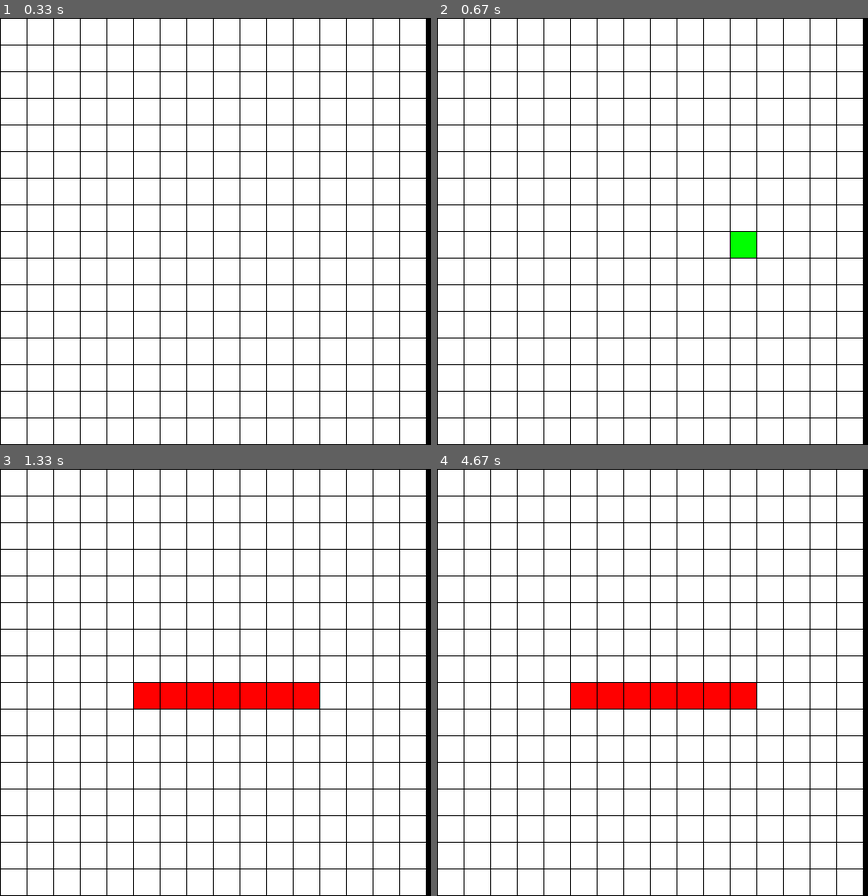
Above: before the commit, frames 1-4 (two rows, left to right).
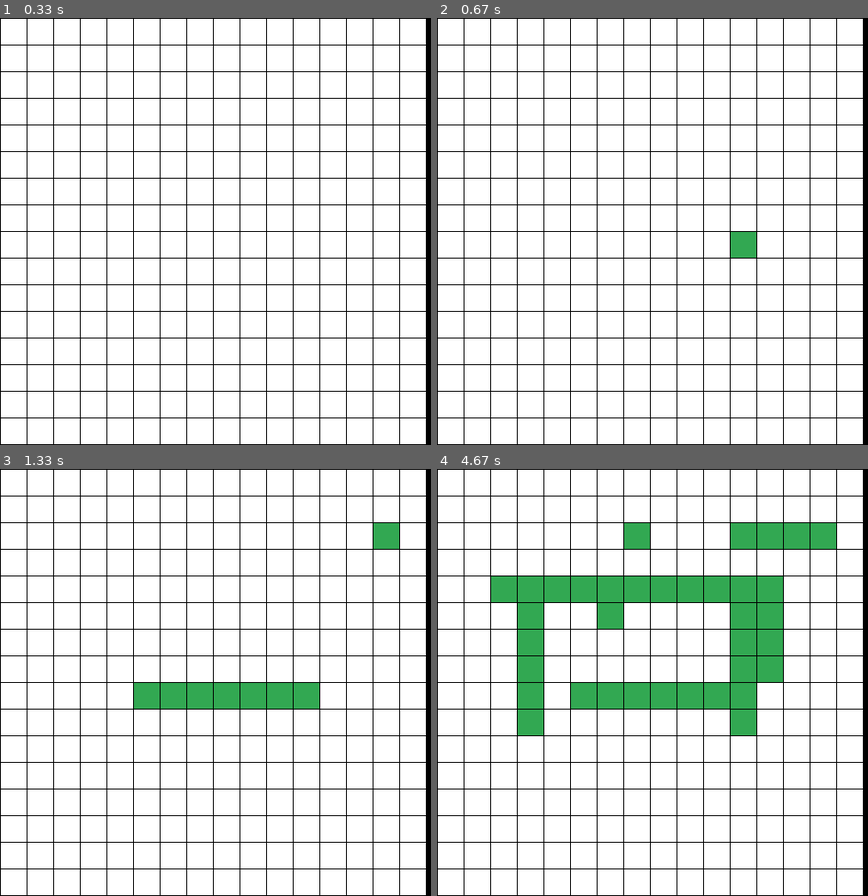
Above: after the commit, the same moments.

Repository: ViktorBash/Graph-Algorithms
Game: pygame game, started from pygame_GUI.py
Same seed, same stepped clock (60 frames per second), same inputs: the game is played once before the commit and once after it.
Inputs (mouse positions are in pixels of both pictures, inside the frame that each line leads up to):
- Up to frame 1 (0.33 s): no input
- Up to frame 2 (0.67 s): click (734, 231) at 0.38 s
- Up to frame 3 (1.33 s): click (155, 686) at 0.72 s; click (387, 533) at 1.05 s
- Up to frame 4 (4.67 s): click (747, 537) at 1.38 s; click (743, 729) at 1.72 s; click (652, 592) at 2.05 s; click (510, 588) at 2.38 s; click (540, 725) at 2.72 s; click (561, 601) at 3.05 s; click (760, 665) at 3.38 s; click (605, 605) at 3.72 s; click (605, 605) at 4.05 s; click (643, 545) at 4.38 s

Frame 1 is identical in both runs. In frame 2, 0.4% of the frame differs, in the area x 68-75%, y 50-57%; in frame 3, 2.9%; in frame 4, 13%, in the area x 12-93%, y 12-63%.

Commit message:
Refactor, comments, encapsulation

Diff:
--- a/graph_algorithms.py
+++ b/graph_algorithms.py
@@ -0,0 +1,63 @@
+"""
+Will hold the graph algorithms to import to the pygame_GUI script.
+Currently only have breadth first search in.
+"""
+
+# # visits all the nodes of a graph (connected component) using BFS
+# def bfs_connected_component(graph, start):
+#     # keep track of all visited nodes
+#     explored = []
+#     # keep track of nodes to be checked
+#     queue = [start]
+#
+#     # keep looping until there are nodes still to be checked
+#     while queue:
+#         # pop shallowest node (first node) from queue
+#         node = queue.pop(0)
+#         if node not in explored:
+#             # add node to list of checked nodes
+#             explored.append(node)
+#             neighbours = graph[node]
+#
+#             # add neighbours of node to queue
+#             for neighbour in neighbours:
+#                 queue.append(neighbour)
+#     return explored
+# print(bfs_connected_component(graph, 'A'))  # returns ['A', 'B', 'C', 'E', 'D', 'F', 'G']
+
+
+def bfs_shortest_path(graph, start, goal):
+    # keep track of explored nodes
+    explored = []
+    # keep track of all the paths to be checked
+    queue = [[start]]
+
+    # return path if start is goal
+    if start == goal:
+        print(f"START {start}")
+        return [start]
+        # return "That was easy! Start = goal"
+
+    # keeps looping until all possible paths have been checked
+    while queue:
+        # pop the first path from the queue
+        path = queue.pop(0)
+        # get the last node from the path
+        node = path[-1]
+        if node not in explored:
+            neighbours = graph[node]
+            # go through all neighbour nodes, construct a new path and
+            # push it into the queue
+            for neighbour in neighbours:
+                new_path = list(path)
+                new_path.append(neighbour)
+                queue.append(new_path)
+                # return path if neighbour is goal
+                if neighbour == goal:
+                    return new_path
+
+            # mark node as explored
+            explored.append(node)
+
+    # in case there's no path between the 2 nodes
+    return []
--- a/pygame_GUI.py
+++ b/pygame_GUI.py
@@ -7,7 +7,7 @@
 """
 
 import pygame
-import time
+from graph_algorithms import bfs_shortest_path
 
 
 # Creates graph for 1-256 numbers. Is a dict with node keyed to a list of it's neighbors
@@ -46,127 +46,78 @@
 
 grid = create_grid()
 
-
 # Setup for PyGame
 BLACK = (0, 0, 0)  # For background/margin
 WHITE = (255, 255, 255)  # All cells are white at the start
-GREEN = (0, 255, 0)  #
-RED = (255, 0, 0)
+GREEN = (50, 168, 82)  # Cells that are part of the path are Green
 WIDTH = 30  # Width of cell
 HEIGHT = 30  # Height of cell
 MARGIN = 1  # Margin between each cell
 
-pygame.init()  # Initialize Pygame
+pygame.init()  # Initialize PyGame
 WINDOW_SIZE = [697, 497]  # Set dimensions of screen
 screen = pygame.display.set_mode(WINDOW_SIZE)  # Create screen with dimensions
-pygame.display.set_caption("Array Backed Grid")  # Set title of window
+pygame.display.set_caption("Breadth First Search")  # Set title of window
 
 done = False  # Will be used to end while loop when program is finished
 current_click = 0  # How many times user has clicked mouse
 clock = pygame.time.Clock()  # How fast the screen will refresh (set to 144hz later down)
-bfs_input =[-1, -1]  # Creating arbitrary values for the Breadth First Search function
+bfs_input = [-1, -1]  # Creating arbitrary values for the Breadth First Search function
 # Main loop: Checks user input to do BFS or exit program
 while not done:
     for event in pygame.event.get():  # User did something
         if event.type == pygame.QUIT:  # If user clicked close, we say done = True, and close loop
             done = True
         elif event.type == pygame.MOUSEBUTTONDOWN:  # When user clicks something in program
-
-            # User clicks the mouse. Get the position
-            pos = pygame.mouse.get_pos()
+            pos = pygame.mouse.get_pos()  # User clicks the mouse. Get the position
             # Change the x/y screen coordinates to grid coordinates
             column = pos[0] // (WIDTH + MARGIN)
             row = pos[1] // (HEIGHT + MARGIN)
-            # Set that location to one
-            # grid[row][column] = 1
-            try:
-
+            try:  # If this executes, then we clicked in the grid and not outside of it
                 if current_click == 0:  # Change to green (start node)
                     grid[row][column] = "GREEN"
-
+                    # Logic to get coordinates into format for breadth first search input
                     if row == 0:
                         bfs_input[0] = column + 1
                     else:
                         bfs_input[0] = row * 16 + (column + 1)
-                        # print(row)
-                        # print(column)
-                        # print(bfs_input[0])
+                    current_click += 1
 
-                    current_click += 1
-                elif current_click == 1:  # Change to red (end node)
-                    grid[row][column] = "RED"
+                elif current_click == 1:  # Change to green (end node)
+                    grid[row][column] = "GREEN"
+                    # Logic to get coordinates into format for breadth first search input
                     if row == 0:
                         bfs_input[1] = column + 1
                     else:
                         bfs_input[1] = row * 16 + (column + 1)
                     current_click += 1
-                # print("Click ", pos, "Grid coordinates: ", row, column)
-                def bfs_shortest_path(graph, start, goal):
-                    # keep track of explored nodes
-                    explored = []
-                    # keep track of all the paths to be checked
-                    queue = [[start]]
 
-                    # return path if start is goal
-                    if start == goal:
-                        print(f"START {start}")
-                        return [start]
-                        # return "That was easy! Start = goal"
-
-                    # keeps looping until all possible paths have been checked
-                    while queue:
-                        # pop the first path from the queue
-                        path = queue.pop(0)
-                        # get the last node from the path
-                        node = path[-1]
-                        if node not in explored:
-                            neighbours = graph[node]
-                            # go through all neighbour nodes, construct a new path and
-                            # push it into the queue
-                            for neighbour in neighbours:
-                                new_path = list(path)
-                                new_path.append(neighbour)
-                                queue.append(new_path)
-                                # return path if neighbour is goal
-                                if neighbour == goal:
-                                    return new_path
-
-                            # mark node as explored
-                            explored.append(node)
-
-                    # in case there's no path between the 2 nodes
-                    return "So sorry, but a connecting path doesn't exist :("
-
-                if current_click == 2:
-                    print(f"Input {bfs_input}")
-                    print(f"Shortest Path{bfs_shortest_path(graph, bfs_input[0], bfs_input[1])}")  # returns ['G', 'C', 'A', 'B', 'D']
-                    path = bfs_shortest_path(graph, bfs_input[0], bfs_input[1])
-                    # Path is the list containing path from start to end ^
-                    current_click += 1
-
+                if current_click == 2:  # When the end node is selected, (run the algorithm)
+                    path = bfs_shortest_path(graph, bfs_input[0], bfs_input[1])  # Call BFS from other script import
+                    # Path is the list containing nodes from start to end
+                    current_click = 0
                     for i in range(len(path)):
                         rows = 0
                         while path[i] - 16 > 0:
                             path[i] -= 16
                             rows += 1
                         path[i] -= 1
-                        print(f"row: {rows} num: {path[i]}")
-                        grid[rows][path[i]] = "RED"
+                        # print(f"row: {rows} num: {path[i]}")
+                        grid[rows][path[i]] = "GREEN"
                         updated_bfs = True
-            except IndexError:
+
+            except IndexError:  # We clicked out of the grid
                 print("Grid not clicked")
 
     # Set the screen background
     screen.fill(BLACK)
 
-    # Draw the grid
+    # Draw the grid, (stays updated)
     for row in range(16):
         for column in range(16):
             color = WHITE
             if grid[row][column] == "GREEN":
                 color = GREEN
-            elif grid[row][column] == "RED":
-                color = RED
             pygame.draw.rect(screen,
                              color,
                              [(MARGIN + WIDTH) * column + MARGIN,
@@ -174,10 +125,7 @@
                               WIDTH,
                               HEIGHT])
 
-    # Limit to 144 frames per second
-    clock.tick(144)
-
-    # Go ahead and update the screen with what we've drawn.
-    pygame.display.flip()
+    clock.tick(144)  # Limit to 144 frames per second
+    pygame.display.flip()  # Update screen
 
 pygame.quit()  # Exit program
